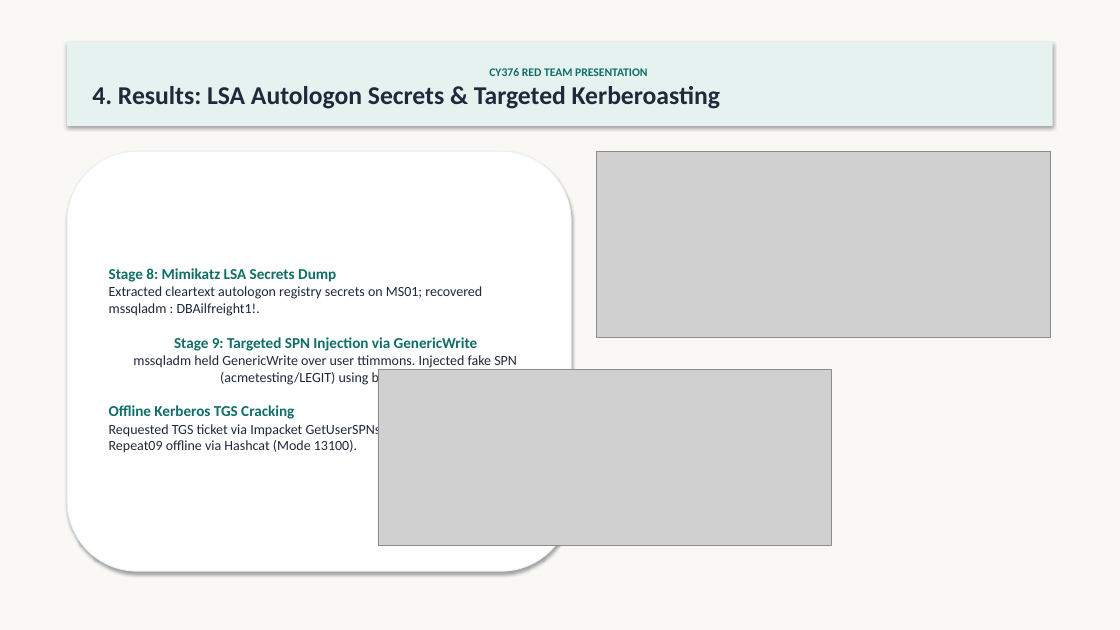
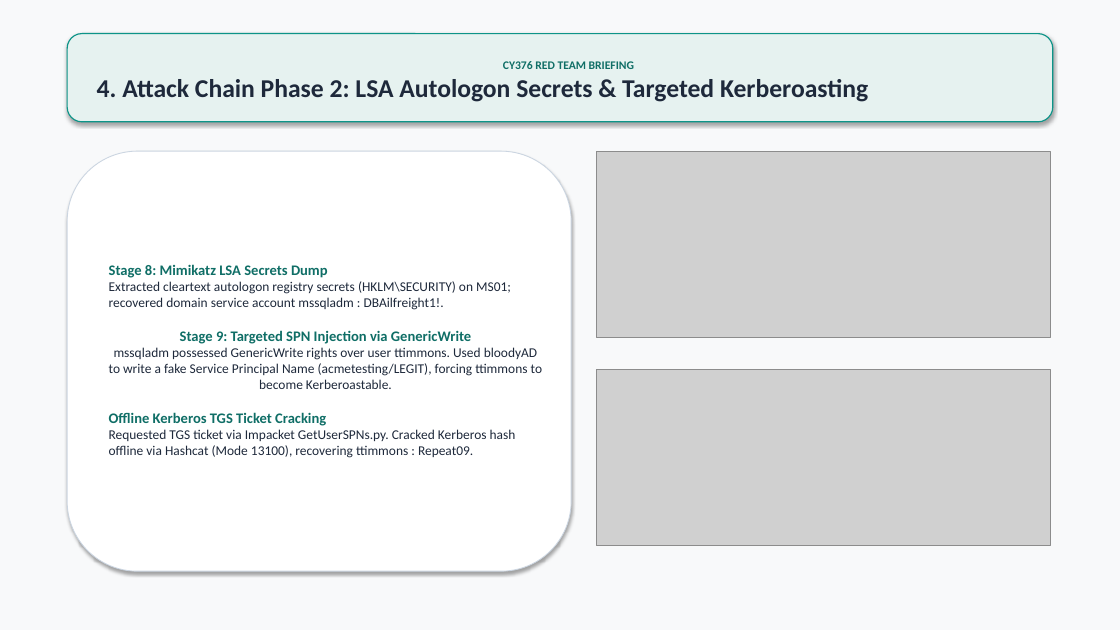
Before and after one commit to Mazonia/privilege-escalation-n-dom-compromise, a slide deck: slide 5 of docs/INLANEFREIGHT_AD_Compromise_Presentation.pptx. Drawn at 1120x630 pixels with LibreOffice and Linux fonts; fonts in the diff are those of the drawing; grey boxes stand for pictures. Boxes give left, top, right and bottom in pixels: in the first picture for what was removed or moved away, otherwise in the second. Text is boxed around its words. In the diff, an @@ line names an element or a change of style, - is before the commit and + after.

Commit message:
Add Table of Figures and Tables to report, replace em-dashes, and polish executive presentation slides

```diff
--- a/docs/INLANEFREIGHT_AD_Compromise_Presentation.pptx
+++ b/docs/INLANEFREIGHT_AD_Compromise_Presentation.pptx
@@ background #F9F8F5 to #F8F9FA @@
@@ rounded rectangle "CY376 RED TEAM BRIEFING": place and size @@
-rounded rectangle "CY376 RED TEAM BRIEFING" at [67,42,1053,126]
+rounded rectangle "CY376 RED TEAM BRIEFING" at [67,34,1053,122]
@@ rounded rectangle "CY376 RED TEAM BRIEFING" at [67,34,1053,122]: rectangle to rounded rectangle; outline none to #0D9488 1 pt @@
@@ text in rounded rectangle at [97,61,868,102]: text changed @@
-CY376 RED TEAM PRESENTATION
-4. Results: LSA Autologon Secrets & Targeted Kerberoasting
+CY376 RED TEAM BRIEFING
+4. Attack Chain Phase 2: LSA Autologon Secrets & Targeted Kerberoasting
@@ rounded rectangle "Stage 8: Mimikatz LSA Secrets ..." at [67,151,571,571]: outline #E6F2F0 0.75 pt to #CBD5E1 0.75 pt @@
@@ text in rounded rectangle at [109,264,542,458]: text changed; size 12 to 11.5 pt @@
-Stage 8: Mimikatz LSA Secrets Dump
-Extracted cleartext autologon registry secrets on MS01; recovered mssqladm : DBAilfreight1!.
-Stage 9: Targeted SPN Injection via GenericWrite
-mssqladm held GenericWrite over user ttimmons. Injected fake SPN (acmetesting/LEGIT) using bloodyAD.
-Offline Kerberos TGS Cracking
-Requested TGS ticket via Impacket GetUserSPNs.py; cracked password Repeat09 offline via Hashcat (Mode 13100).
+Stage 8: Mimikatz LSA Secrets Dump
+Extracted cleartext autologon registry secrets (HKLM\SECURITY) on MS01; recovered domain service account mssqladm : DBAilfreight1!.
+Stage 9: Targeted SPN Injection via GenericWrite
+mssqladm possessed GenericWrite rights over user ttimmons. Used bloodyAD to write a fake Service Principal Name (acmetesting/LEGIT), forcing ttimmons to become Kerberoastable.
+Offline Kerberos TGS Ticket Cracking
+Requested TGS ticket via Impacket GetUserSPNs.py. Cracked Kerberos hash offline via Hashcat (Mode 13100), recovering ttimmons : Repeat09.
@@ picture: place and size @@
-picture at [378,370,832,546]
+picture at [597,370,1050,546]
```
Also in this commit, not shown: 8 other slides changed, 2 other files.
